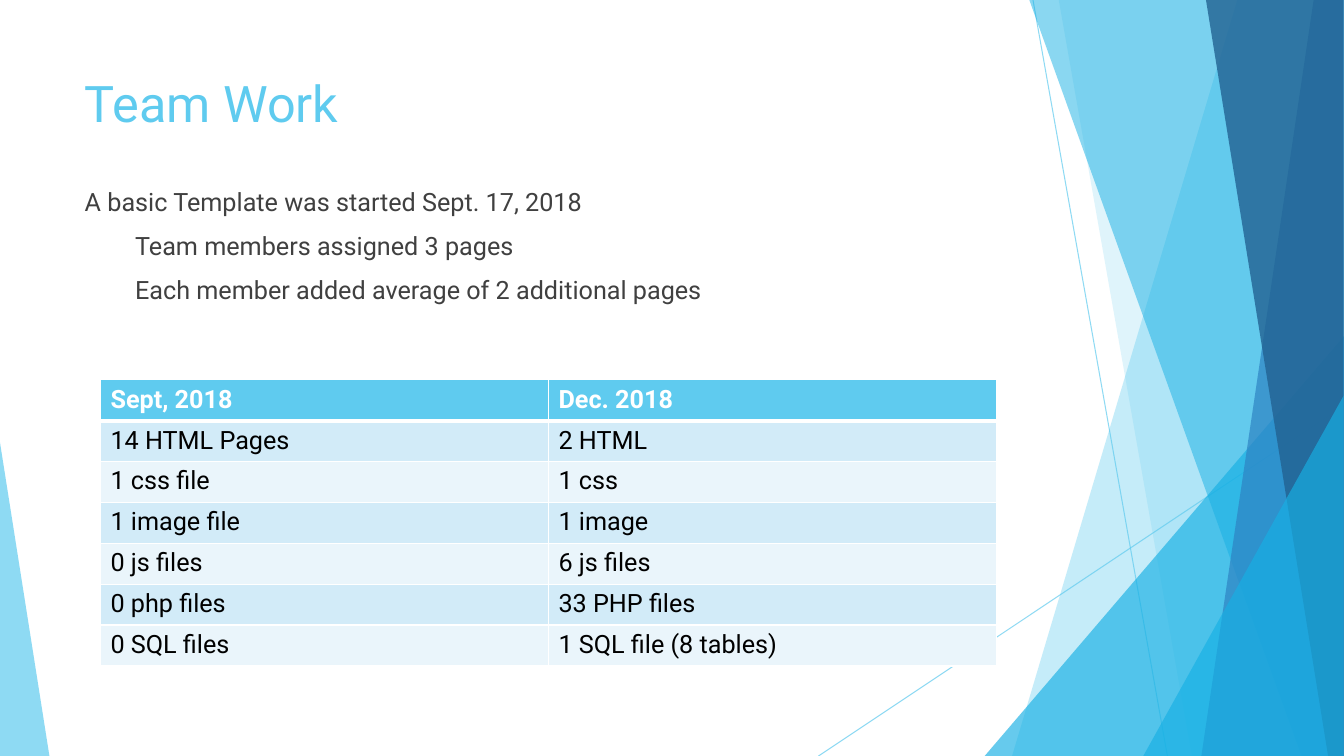
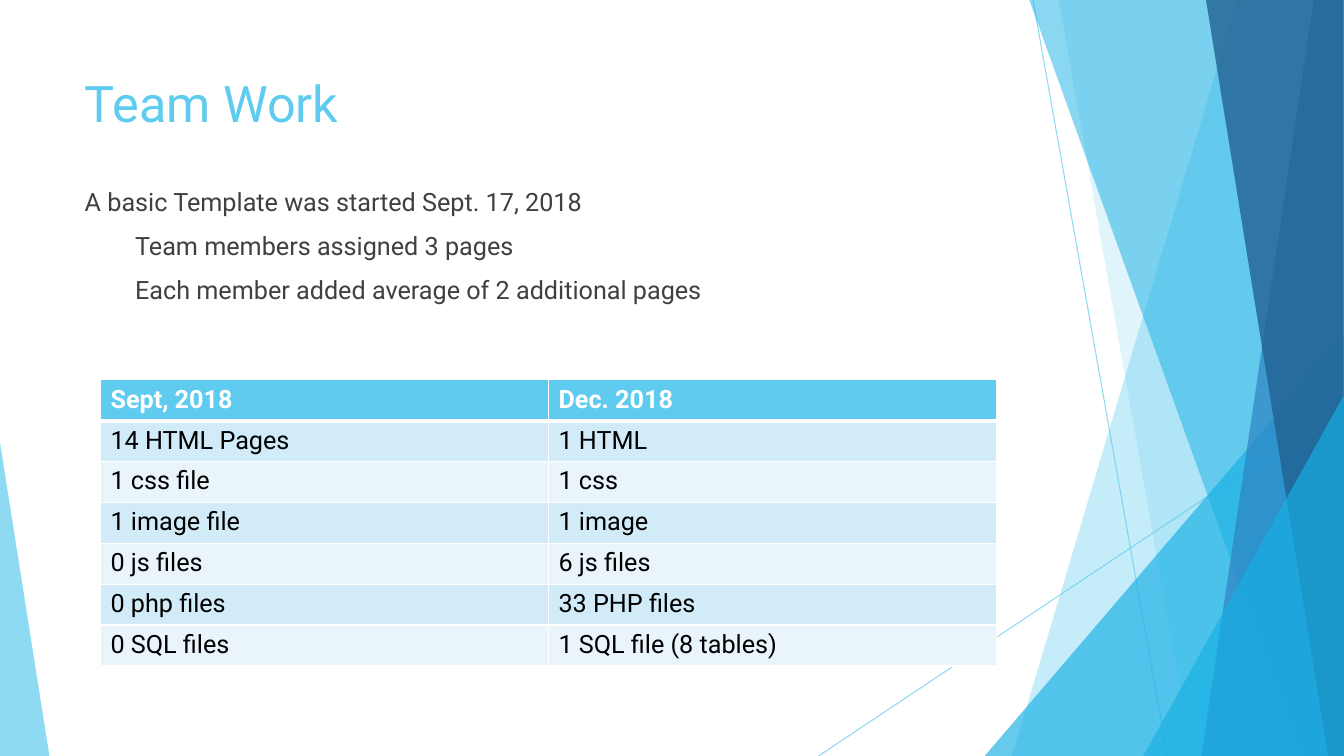
Before and after one commit to elliae01/Pargon-PHP-File-Updater-, a slide deck: slide 6 of FileControlSystem- - Erickson,Elliott,New,Bell,Regenold.pptx. Drawn at 1344x756 pixels with LibreOffice and Linux fonts; fonts in the diff are those of the drawing. Boxes give left, top, right and bottom in pixels: in the first picture for what was removed or moved away, otherwise in the second. Text is boxed around its words. In the diff, an @@ line names an element or a change of style, - is before the commit and + after.

```diff
--- a/FileControlSystem- - Erickson,Elliott,New,Bell,Regenold.pptx
+++ b/FileControlSystem- - Erickson,Elliott,New,Bell,Regenold.pptx
@@ table at (x1=101, y1=380, x2=996, y2=666) @@
-row 2, column 2: 2 HTML
+row 2, column 2: 1 HTML
```
Also in this commit, not shown: 2 other slides changed.
